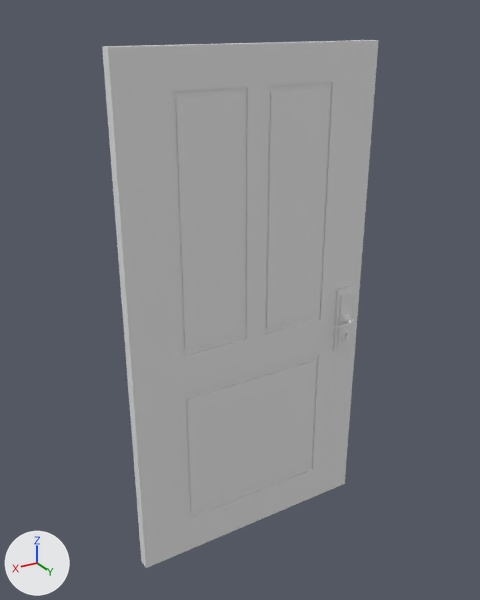
The FBX model Assets/Mario/models/porta.fbx as it was, and as the next commit left it.
The view is the same before and after, from a 50 mm camera at (14.7, 23.3, 24.3) aimed at (0.5, -0.3, 12.5). Arrows for +X, +Y and +Z are at lower left; the lights stay in place. Where no turn or scale is listed for an object, it has been applied to the vertices.

The first picture shows 'Porta'.
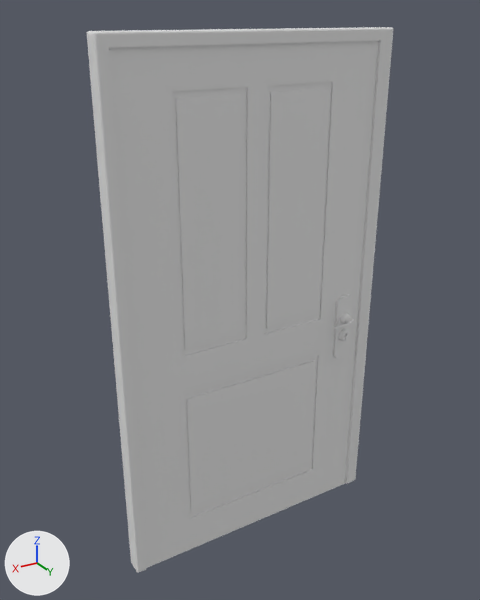
The newer file is also rescaled (x0.164), turned or shifted as a whole; pictures and numbers use the older file's frame.

What the commit changed:
Mesh me_cube_001 is new.
It has 146 vertices, 144 faces and spans x 0.5..13.8, y 1.2..2.0, z -0.9..22.8.
Object 'Cube.001' (ob_cube_001) is new; it shows me_cube_001.
Its location is (-7.29, -1.62, 0.97).

Where the change shows, as pixel boxes [x1, y1, x2, y2] in the pictures (480 x 600 px):
'Cube.001', added
    after: [87, 27, 393, 573]
